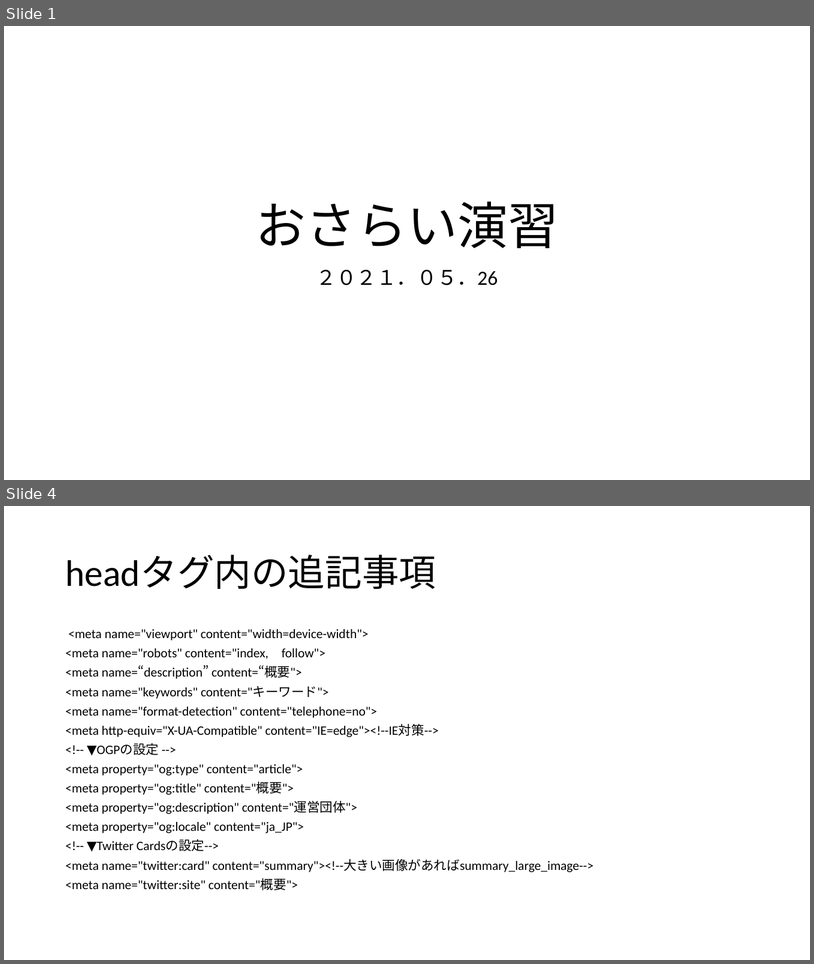
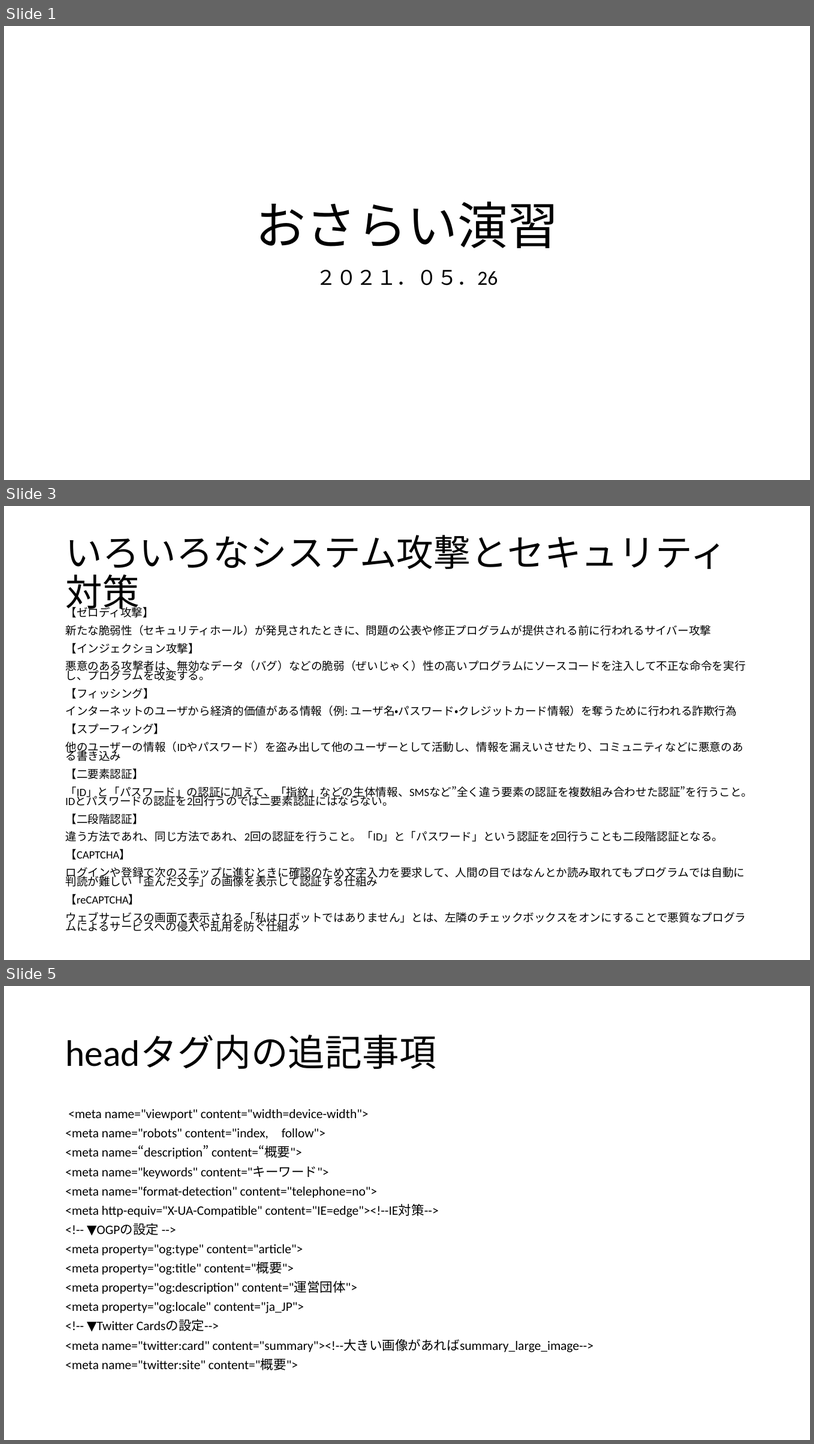
Before and after one commit to sss-sr2021/practice, a slide deck: おさらい演習20210526.pptx. Shown one above the other, each under a label of ours: slides 1 and 4 before the commit, slides 1, 3 and 5 after it; the slides between them are not shown. The pictures are 814x964 and 814x1444 pixels, drawn with LibreOffice and Linux fonts; fonts in the diff are those of the drawing. Boxes give left, top, right and bottom in pixels: in the first picture for what was removed or moved away, otherwise in the second. Text is boxed around its words. In the diff, an @@ line names an element or a change of style, - is before the commit and + after.

```diff
--- a/おさらい演習20210526.pptx
+++ b/おさらい演習20210526.pptx
@@ slide 3 added at bbox=[4, 506, 810, 960], background #FFFFFF @@
@@ title added at bbox=[65, 535, 727, 615], 44 pt, text #000000 @@
+いろいろなシステム攻撃とセキュリティ対策
@@ text added at bbox=[65, 605, 753, 931], 13.3 pt, text #000000 @@
+【ゼロディ攻撃】
+新たな脆弱性（セキュリティホール）が発見されたときに、問題の公表や修正プログラムが提供される前に行われるサイバー攻撃
+【インジェクション攻撃】
+悪意のある攻撃者は、無効なデータ（バグ）などの脆弱（ぜいじゃく）性の高いプログラムにソースコードを注入して不正な命令を実行し、プログラムを改変する。
+【フィッシング】
+インターネットのユーザから経済的価値がある情報（例: ユーザ名・パスワード・クレジットカード情報）を奪うために行われる詐欺行為
+【スプーフィング】
+他のユーザーの情報（IDやパスワード）を盗み出して他のユーザーとして活動し、情報を漏えいさせたり、コミュニティなどに悪意のある書き込み
+【二要素認証】
+「ID」と「パスワード」の認証に加えて、「指紋」などの生体情報、SMSなど”全く違う要素の認証を複数組み合わせた認証”を行うこと。IDとパスワードの認証を2回行うのでは二要素認証にはならない。
+【二段階認証】
+違う方法であれ、同じ方法であれ、2回の認証を行うこと。「ID」と「パスワード」という認証を2回行うことも二段階認証となる。
+【CAPTCHA】
+ログインや登録で次のステップに進むときに確認のため文字入力を要求して、人間の目ではなんとか読み取れてもプログラムでは自動に判読が難しい「歪んだ文字」の画像を表示して認証する仕組み
+【reCAPTCHA】
+ウェブサービスの画面で表示される「私はロボットではありません」とは、左隣のチェックボックスをオンにすることで悪質なプログラムによるサービスへの侵入や乱用を防ぐ仕組み
@@ what was slide 4 is now slide 5 @@
```
Also in this commit, not shown: 1 slide changed, 1 other file.
